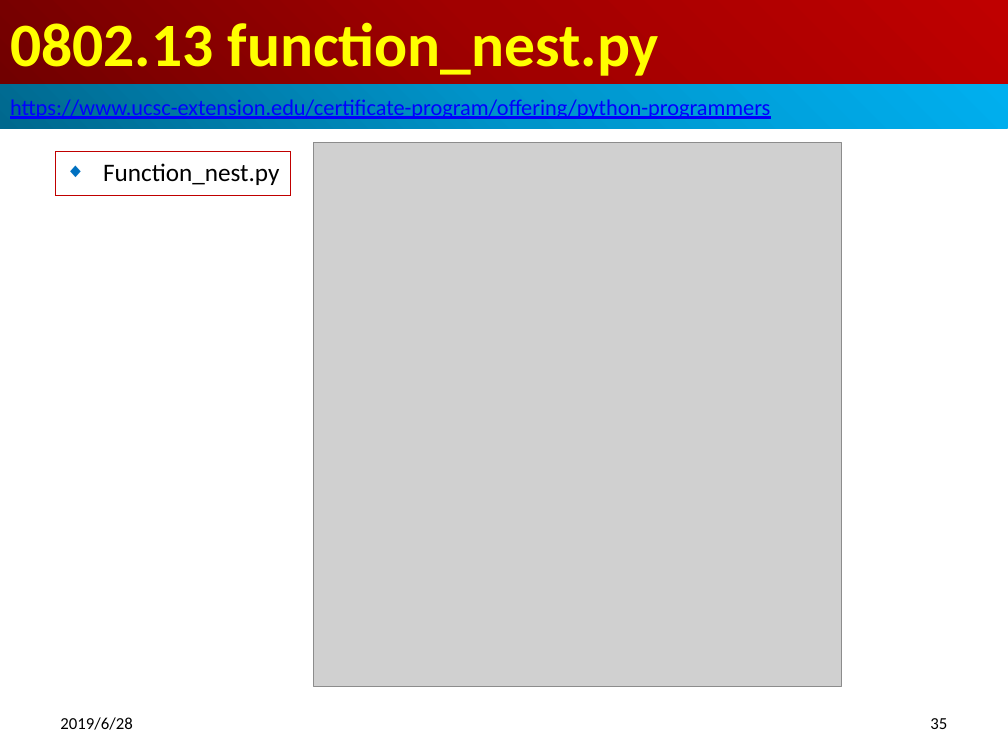
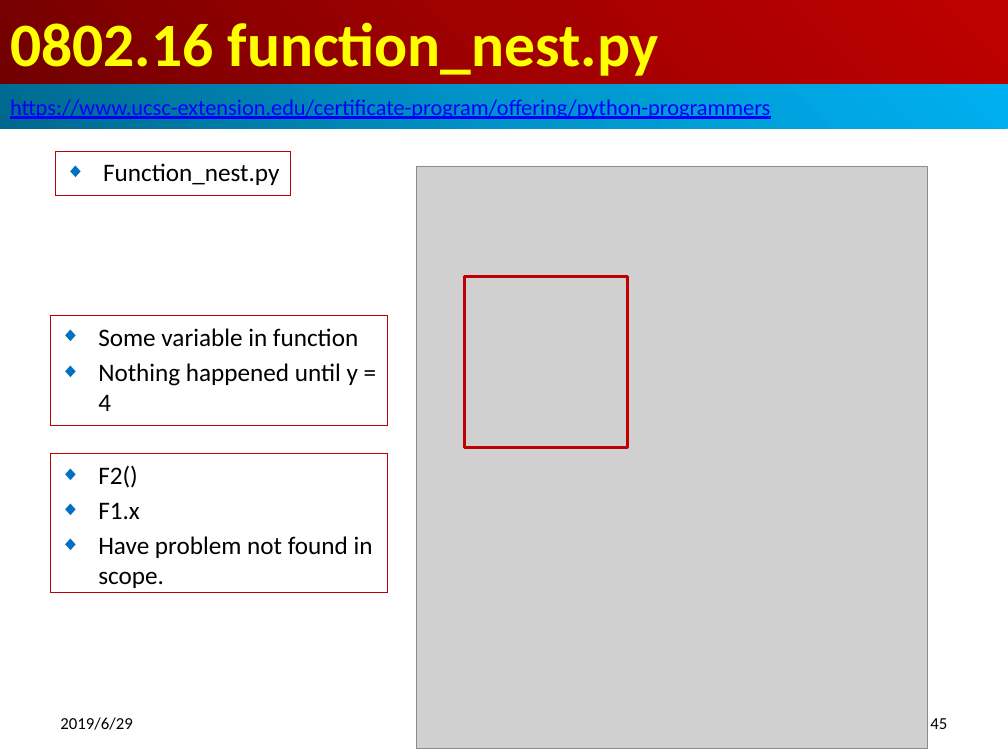
Before and after one commit to pchen0723/700-Python-Adv, a slide deck: slide 45 of 08_ModuleWrap/0802_Wrap.pptx (slide 35 before the commit). Drawn at 1008x756 pixels with LibreOffice and Linux fonts; fonts in the diff are those of the drawing; grey boxes stand for pictures. Boxes give left, top, right and bottom in pixels: in the first picture for what was removed or moved away, otherwise in the second. Text is boxed around its words. In the diff, an @@ line names an element or a change of style, - is before the commit and + after.

```diff
--- a/08_ModuleWrap/0802_Wrap.pptx
+++ b/08_ModuleWrap/0802_Wrap.pptx
@@ title at (10,22,660,76): text changed @@
-0802.13 function_nest.py
+0802.16 function_nest.py
@@ picture: place and size @@
-picture at (313,142,842,686)
+picture at (416,166,927,749)
@@ rectangle added at (465,276,628,448), outline #C00000 2 pt @@
@@ rectangle added at (50,316,388,424), outline #C00000 0.75 pt, 18 pt, text #000000 @@
+◆ Some variable in function
+◆ Nothing happened until y = 4
@@ rectangle added at (50,454,388,592), outline #C00000 0.75 pt, 18 pt, text #000000 @@
+◆ F2()
+◆ F1.x
+◆ Have problem not found in scope.
@@ text at (60,717,132,730): text changed @@
-2019/6/28
+2019/6/29
@@ page number at (930,718,947,729): text changed @@
-35
+45
```
Also in this commit, not shown: 37 other slides changed, 18 slides added, 21 other files.
